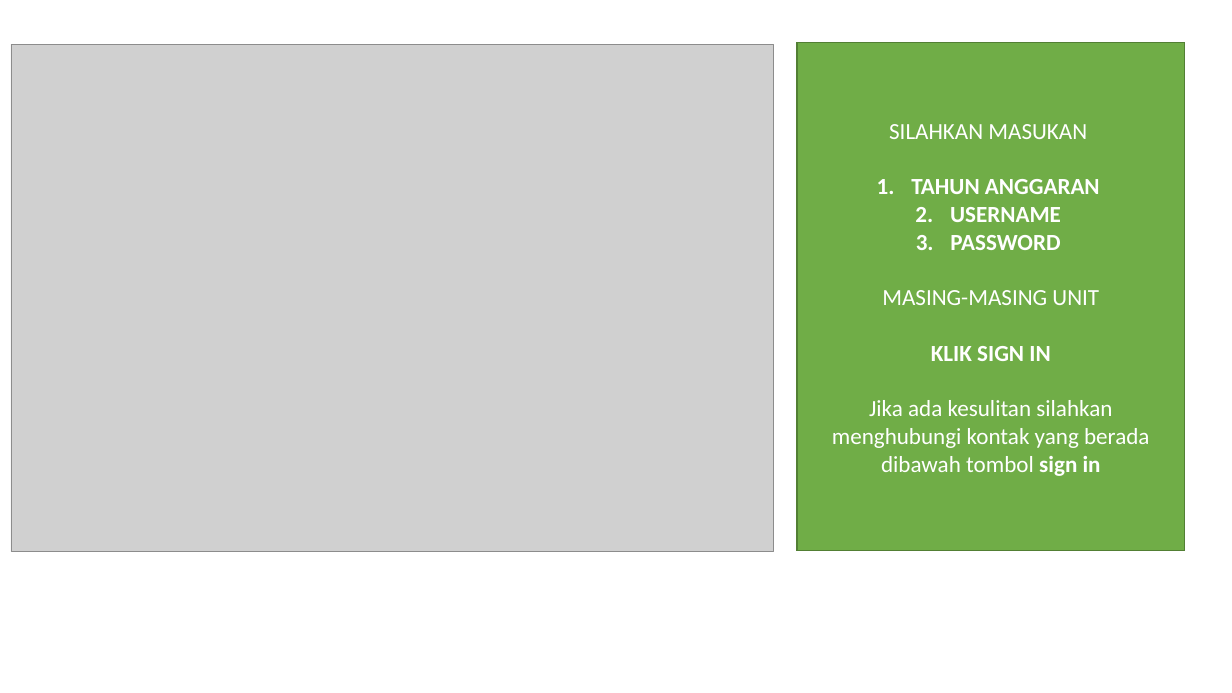
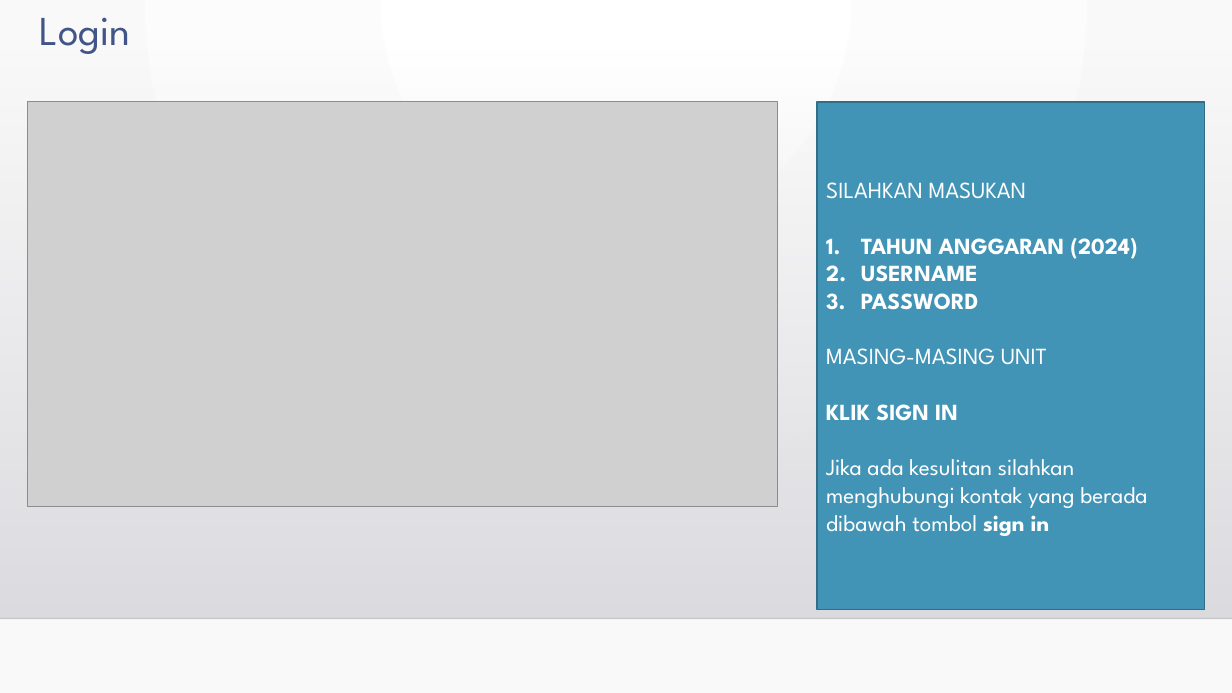
Before and after one commit to regipurnama/renbutbaru, a slide deck: slide 3 of assets/file/buku_petunjuk_rkbu.pptx. Drawn at 1232x693 pixels with LibreOffice and Linux fonts; fonts in the diff are those of the drawing; grey boxes stand for pictures; background and template pictures are left out. Boxes give left, top, right and bottom in pixels: in the first picture for what was removed or moved away, otherwise in the second. Text is boxed around its words. In the diff, an @@ line names an element or a change of style, - is before the commit and + after.

```diff
--- a/assets/file/buku_petunjuk_rkbu.pptx
+++ b/assets/file/buku_petunjuk_rkbu.pptx
@@ background #FFFFFF to gradient #FFFFFF to #FAFAFA @@
@@ text added at (39,17,130,54), 32 pt, text #415588 @@
+Login
@@ rectangle added at (0,47,1232,618), fill gradient #DCDCE0 to #DEDEE2 @@
@@ picture: place and size @@
-picture at (11,44,774,552)
+picture at (28,102,778,506)
@@ rectangle "SILAHKAN MASUKAN": place and size @@
-rectangle "SILAHKAN MASUKAN" at (798,43,1185,550)
+rectangle "SILAHKAN MASUKAN" at (817,102,1204,609)
@@ rectangle "SILAHKAN MASUKAN" at (817,102,1204,609): fill #70AD47 to #4294B6; outline #538035 1 pt to #316D87 1.25 pt @@
@@ text in rectangle at (826,182,1147,536): font Calibri to League Spartan in "SILAHKAN MASUKAN", "USERNAME", "PASSWORD", "MASING-MASING UNIT" and 2 more places; alignment centre to left @@
@@ text in rectangle at (861,238,1137,259): text changed; font Calibri to League Spartan @@
-1. TAHUN ANGGARAN
+1. TAHUN ANGGARAN (2024)
@@ line added from (0, 618) to (1232, 618), #000001 1 pt @@
```
Also in this commit, not shown: 8 other slides changed, 2 slides added, 1 slide removed, 2 other files.
